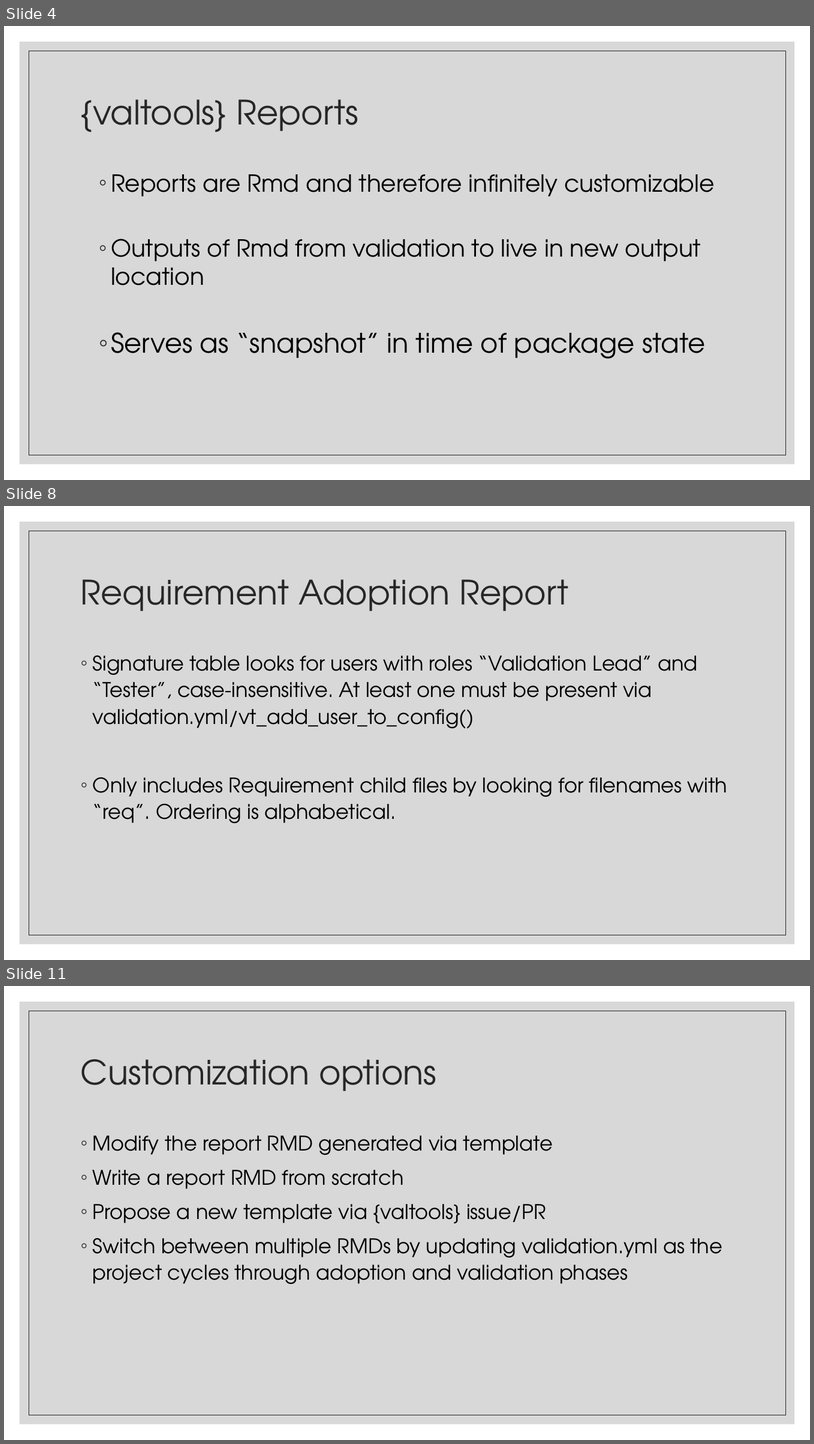
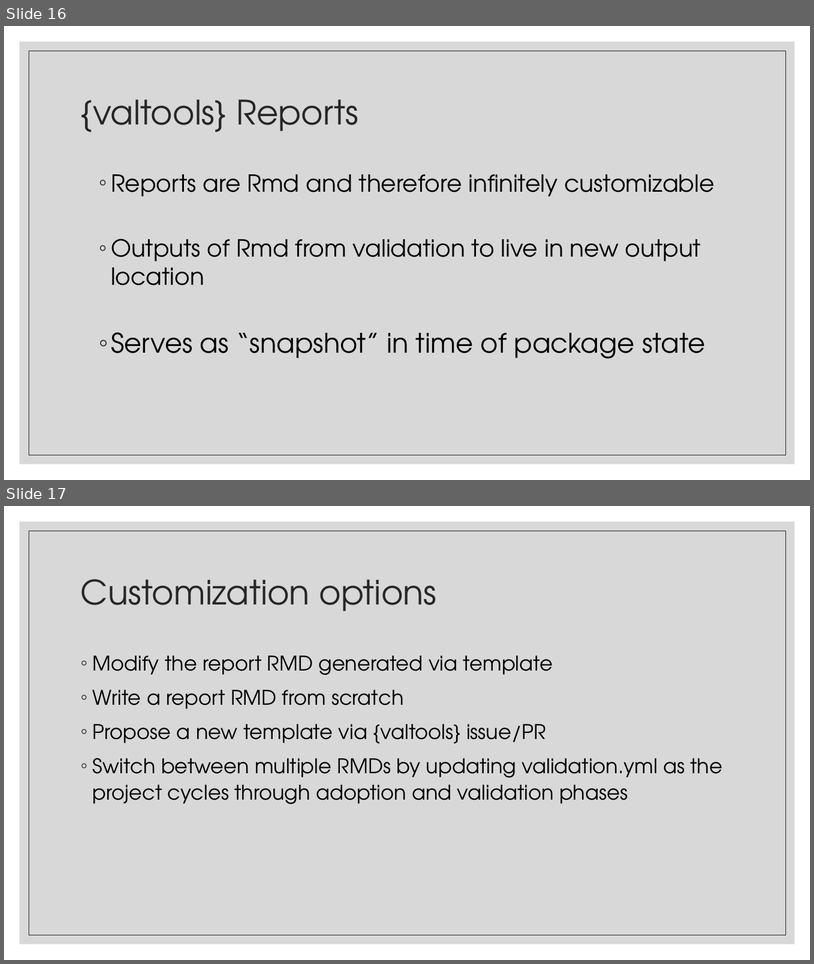
Before and after one commit to FredHutch/R_Package_Validation_Tutorial, a slide deck: Slides/Slides-05-The_Validation_Report/Slides-05-The_Validation_Report.pptx. Shown one above the other, each under a label of ours: slides 4, 8 and 11 before the commit, slides 16 and 17 after it; the slides between them are not shown. The pictures are 814x1444 and 814x964 pixels, drawn with LibreOffice and Linux fonts; fonts in the diff are those of the drawing. Boxes give left, top, right and bottom in pixels: in the first picture for what was removed or moved away, otherwise in the second. Text is boxed around its words. In the diff, an @@ line names an element or a change of style, - is before the commit and + after.

```diff
--- a/Slides/Slides-05-The_Validation_Report/Slides-05-The_Validation_Report.pptx
+++ b/Slides/Slides-05-The_Validation_Report/Slides-05-The_Validation_Report.pptx
@@ slide 8 removed at (x1=4, y1=506, x2=810, y2=960), background #FFFFFF; not listed: 2 template elements that a slide beside it also shows @@
@@ title removed at (x1=81, y1=579, x2=569, y2=611) @@
-Requirement Adoption Report
@@ text removed at (x1=93, y1=655, x2=728, y2=823) @@
-◦ Signature table looks for users with roles “Validation Lead” and “Tester”, case-insensitive. At least one must be present via validation.yml/vt_add_user_to_config()
-◦ Only includes Requirement child files by looking for filenames with “req”. Ordering is alphabetical.
@@ what was slide 4 is now slide 16 @@
@@ what was slide 11 is now slide 17 @@
```
Also in this commit, not shown: 2 slides changed, 13 slides added, 6 other slides removed, 9 other files.
